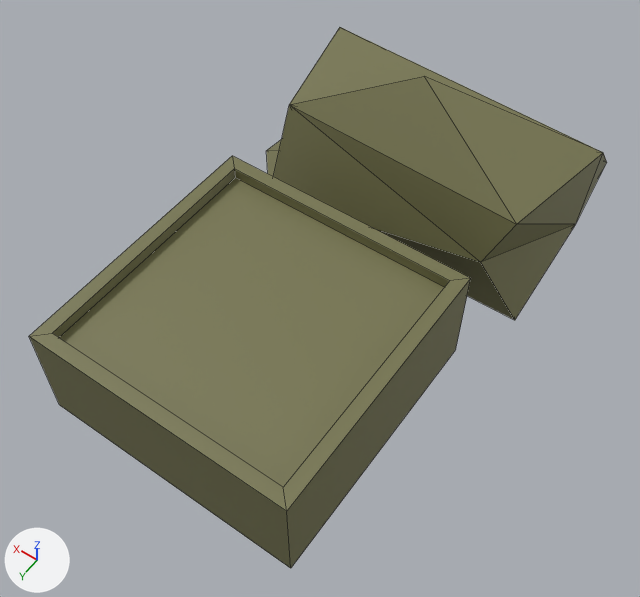
Renders of the Blender file TouchFlurry.blend from each side of a commit.
Camera for both pictures: a 50 mm camera at (-1.17, 1.28, 2.45) aimed at (-0.01, -0.34, -0.1). Lighting does not change. The marker at lower left points along +X, +Y and +Z. Mesh edges are drawn as thin lines. The same objects are shown in both versions, whatever each file hides.

The first picture shows 'rollerController', 'valveController'.
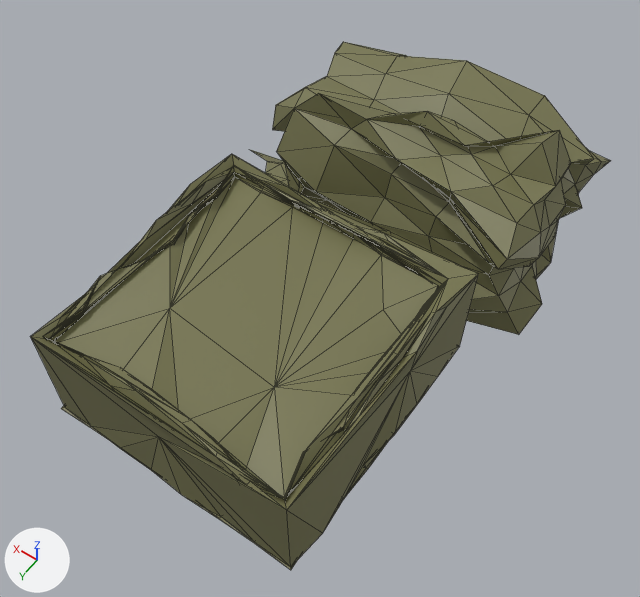
Patch to the scene script:
```diff
--- a/TouchFlurry.blend.py
+++ b/TouchFlurry.blend.py
@@ me_cylinder_001 @@
 # used by ob_rollercontroller; location = (-0.007, -1.021, 0.0); rotation_euler = (0.0, 1.571, 0.0), in degrees (0, 90, 0)
-me_cylinder_001.from_pydata(...)  # 15 vertices, 25 faces; spans x -0.486..0.376, y -0.412..0.307, z -0.626..0.77
+me_cylinder_001.from_pydata(...)  # 182 vertices, 360 faces; spans x -0.411..0.436, y -0.427..0.424, z -0.653..0.87
+# me_cylinder_001 part 1: the whole mesh is rebuilt
 me_cylinder_001.materials.append(mat_yellow)
@@ me_plane_001 @@
 # used by ob_valvecontroller; location = (0.0, 0.0, 0.0); scale = (0.5, 0.5, 0.5)
-me_plane_001.from_pydata(...)  # 24 vertices, 22 faces; spans x -1.0..1.0, y -1.0..1.0, z -0.4..0.42
+me_plane_001.from_pydata(...)  # 661 vertices, 1318 faces; spans x -1.04..1.06, y -1.04..1.03, z -0.45..0.51
+# me_plane_001 part 2: 24 vertices removed from x -1.0..1.0, y -1.0..1.0, z -0.4..0.42; 661 vertices added at x -1.04..1.06, y -1.04..1.03, z -0.45..0.51
 me_plane_001.materials.append(mat_yellow)
```

Boxes (x1, y1, x2, y2) around the edits, measured in the pictures (640 x 597 px):
'valveController', reshaped: before (29, 156, 471, 568); after (30, 154, 479, 570)
'rollerController', reshaped: before (266, 27, 607, 320); after (251, 42, 611, 335)
